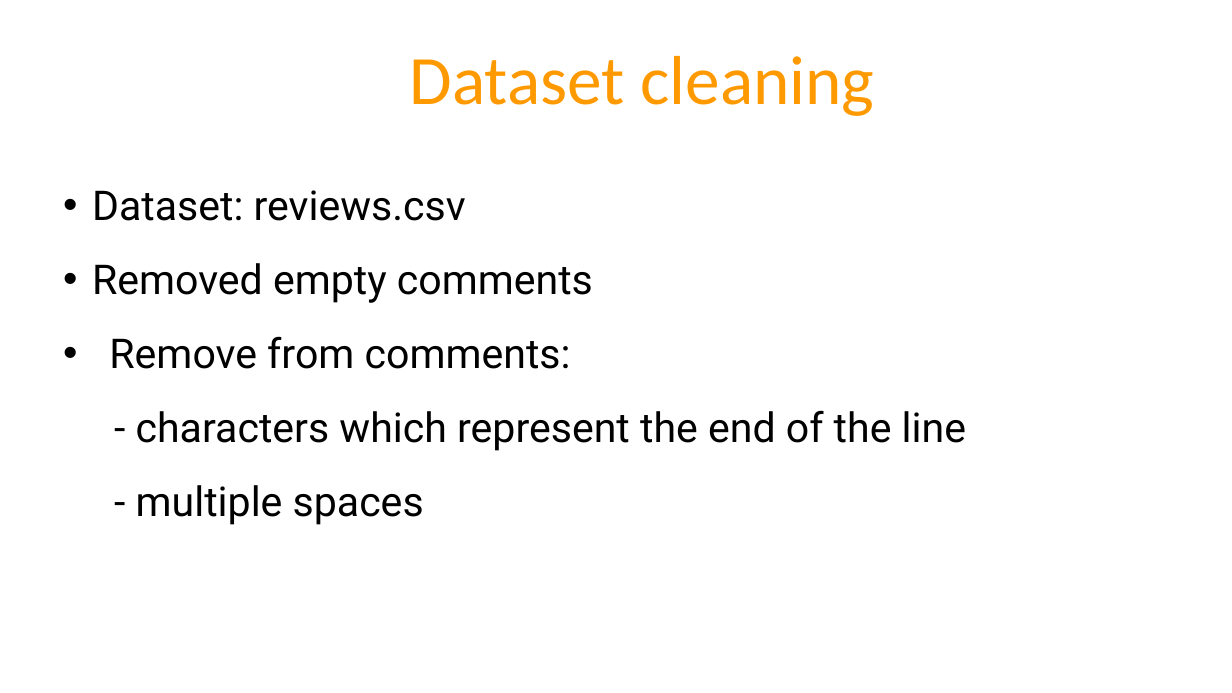
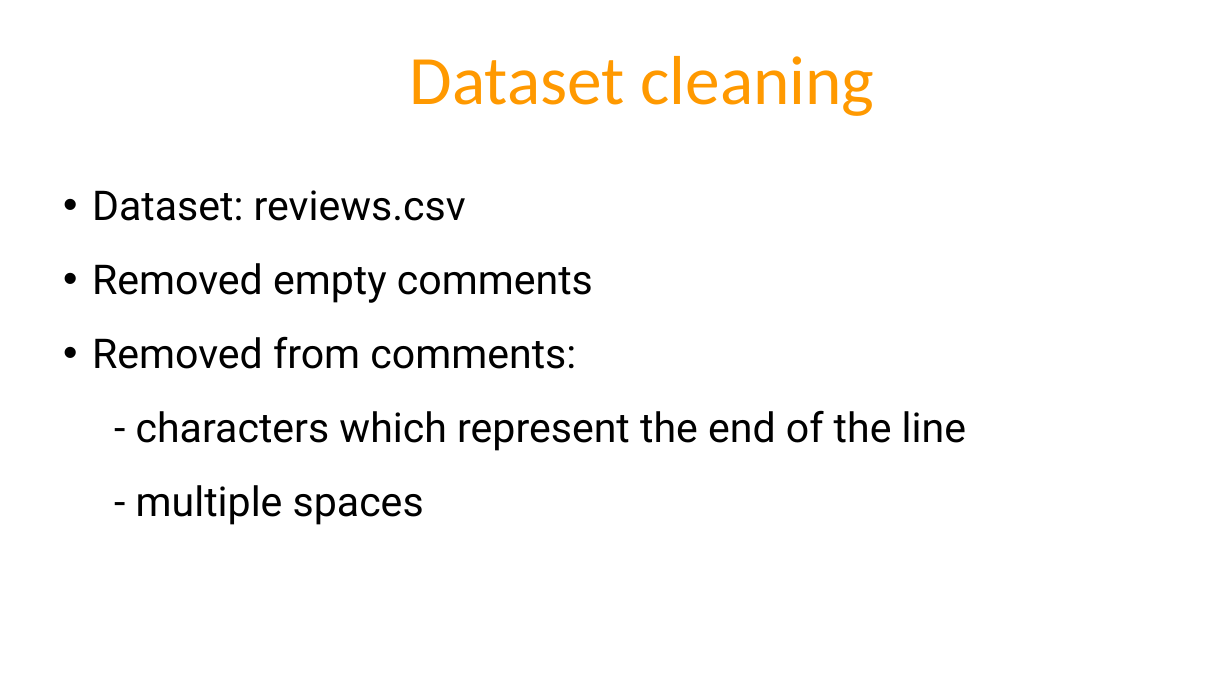
Before and after one commit to IreneCantini/Recysis, a slide deck: slide 9 of Recysis.pptx. Drawn at 1232x693 pixels with LibreOffice and Linux fonts; fonts in the diff are those of the drawing. Boxes give left, top, right and bottom in pixels: in the first picture for what was removed or moved away, otherwise in the second. Text is boxed around its words. In the diff, an @@ line names an element or a change of style, - is before the commit and + after.

```diff
--- a/Recysis.pptx
+++ b/Recysis.pptx
@@ text at box(92, 336, 576, 369): text changed @@
-• Remove from comments:
+• Removed from comments:
```
Also in this commit, not shown: 6 other slides changed.
